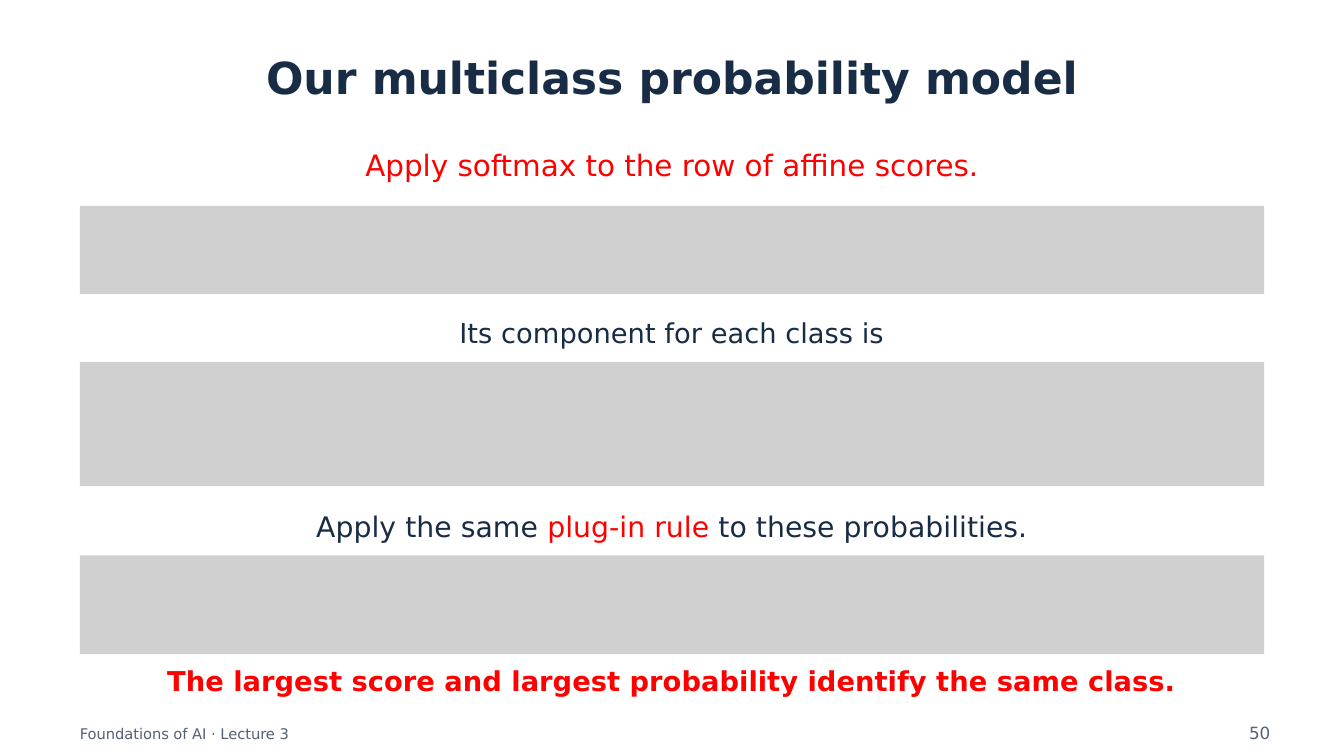
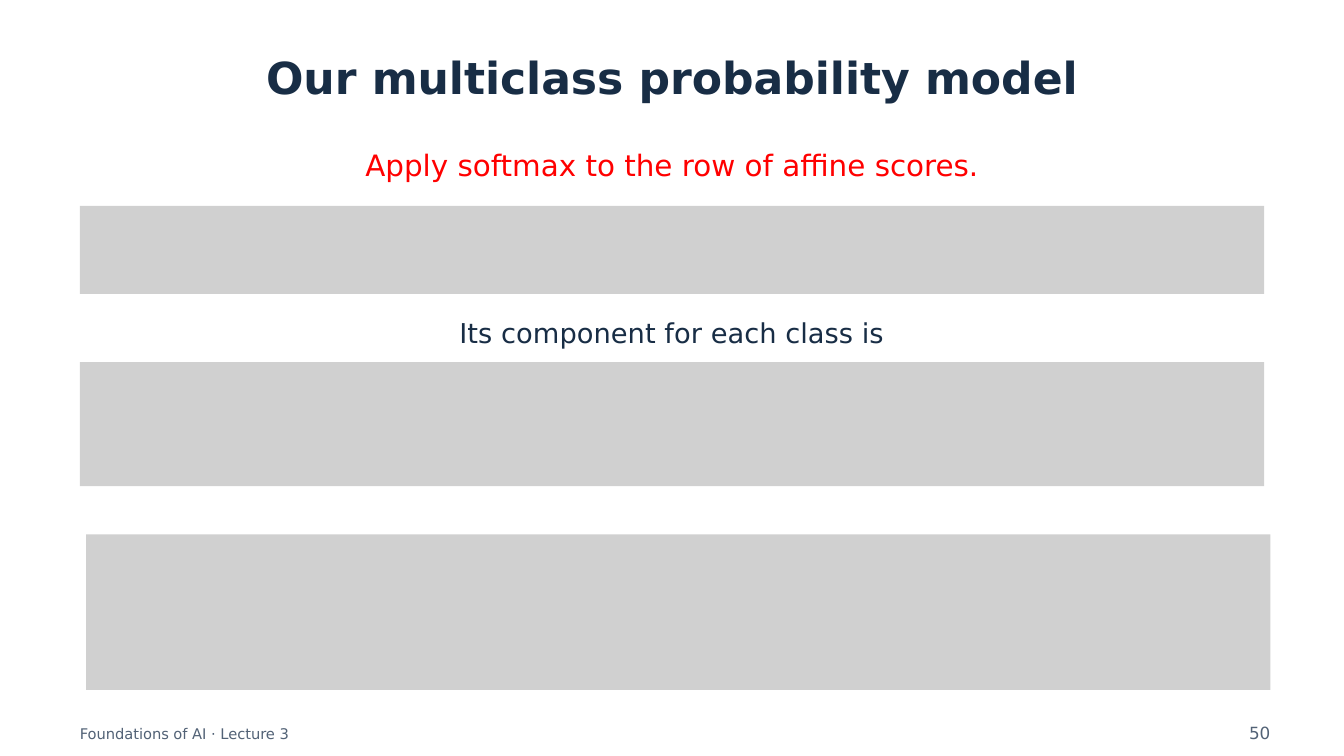
Before and after one commit to semtm0051/2026_27, a slide deck: slide 50 of Week_03/Slides/Week_03 - Slides.pptx. Drawn at 1344x756 pixels with LibreOffice and Linux fonts; fonts in the diff are those of the drawing; grey boxes stand for pictures. Boxes give left, top, right and bottom in pixels: in the first picture for what was removed or moved away, otherwise in the second. Text is boxed around its words. In the diff, an @@ line names an element or a change of style, - is before the commit and + after.

```diff
--- a/Week_03/Slides/Week_03 - Slides.pptx
+++ b/Week_03/Slides/Week_03 - Slides.pptx
@@ picture: place and size @@
-picture at bbox=[80, 556, 1264, 654]
+picture at bbox=[86, 534, 1270, 690]
@@ text removed at bbox=[316, 515, 1027, 543] @@
-Apply the same plug-in rule to these probabilities.
@@ text removed at bbox=[167, 670, 1175, 697] @@
-The largest score and largest probability identify the same class.
```
Also in this commit, not shown: 11 other slides changed, 1 slide removed, 1 other file.
